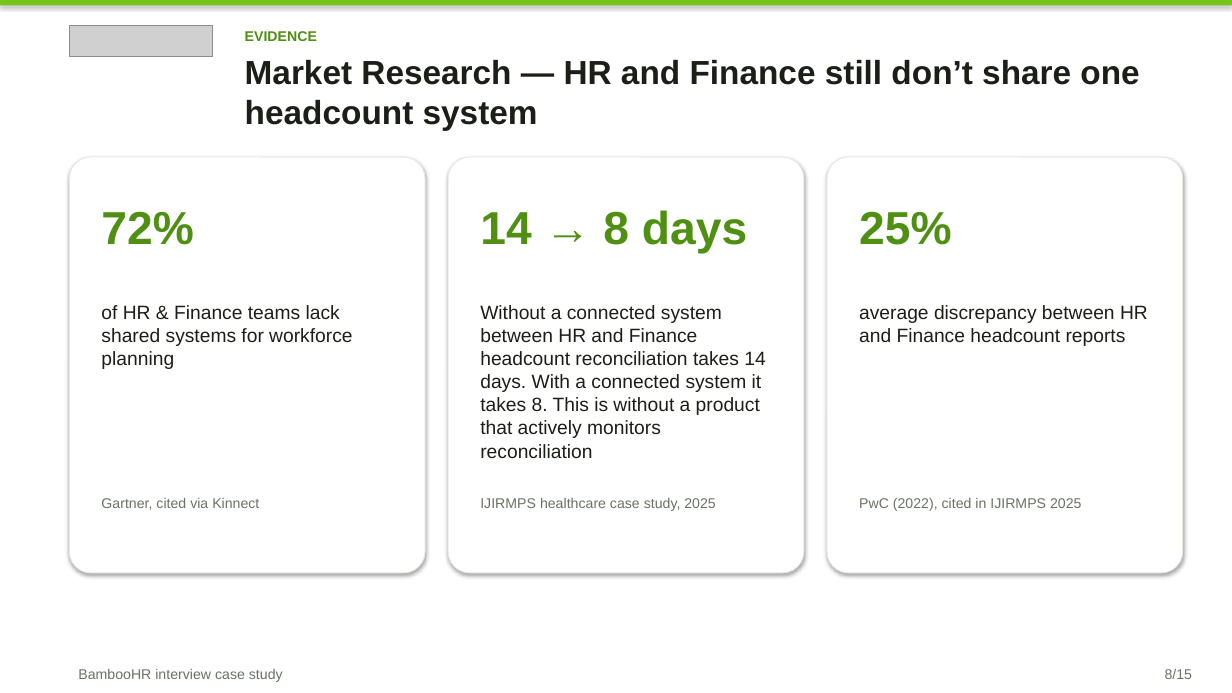
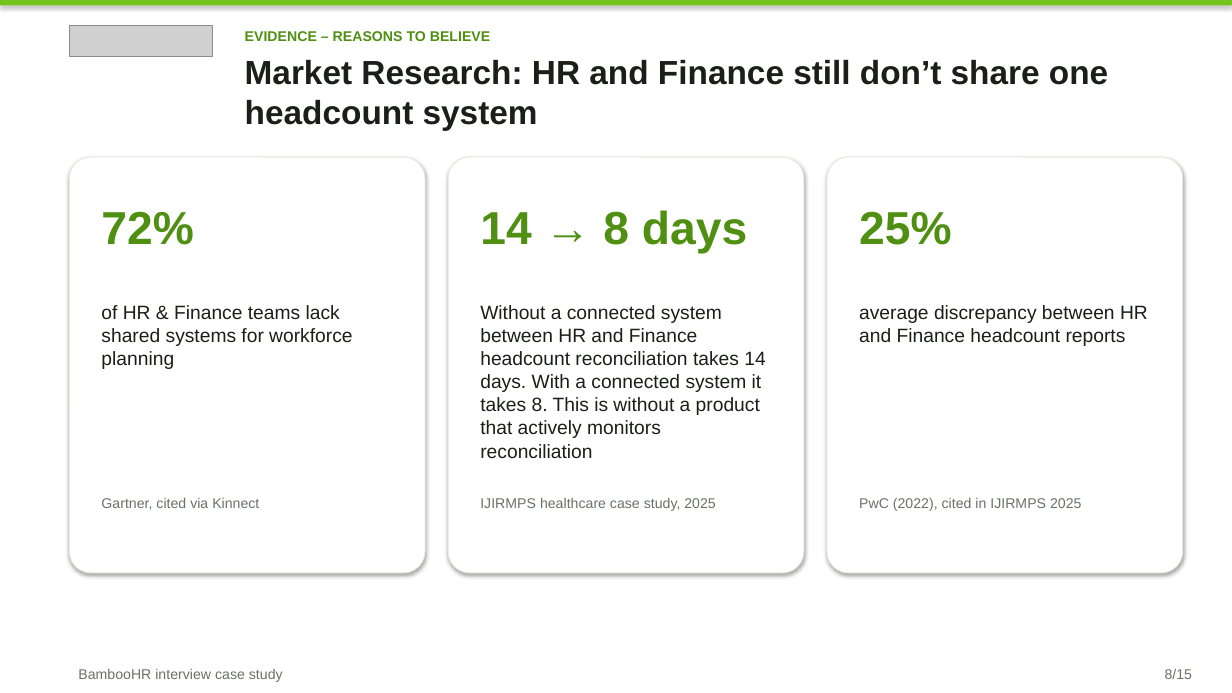
Before and after one commit to Brigdawg/Headcount-Reconciliation, a slide deck: slide 8 of deck/Headcount_Control_Tower_Case_Study.pptx. Drawn at 1232x693 pixels with LibreOffice and Linux fonts; fonts in the diff are those of the drawing; grey boxes stand for pictures. Boxes give left, top, right and bottom in pixels: in the first picture for what was removed or moved away, otherwise in the second. Text is boxed around its words. In the diff, an @@ line names an element or a change of style, - is before the commit and + after.

```diff
--- a/deck/Headcount_Control_Tower_Case_Study.pptx
+++ b/deck/Headcount_Control_Tower_Case_Study.pptx
@@ text at [245, 59, 1108, 130]: text changed @@
-Market Research — HR and Finance still don’t share one headcount system
+Market Research: HR and Finance still don’t share one headcount system
@@ text at [245, 31, 490, 41]: text changed @@
-EVIDENCE
+EVIDENCE – REASONS TO BELIEVE
```
Also in this commit, not shown: 9 other slides changed.
